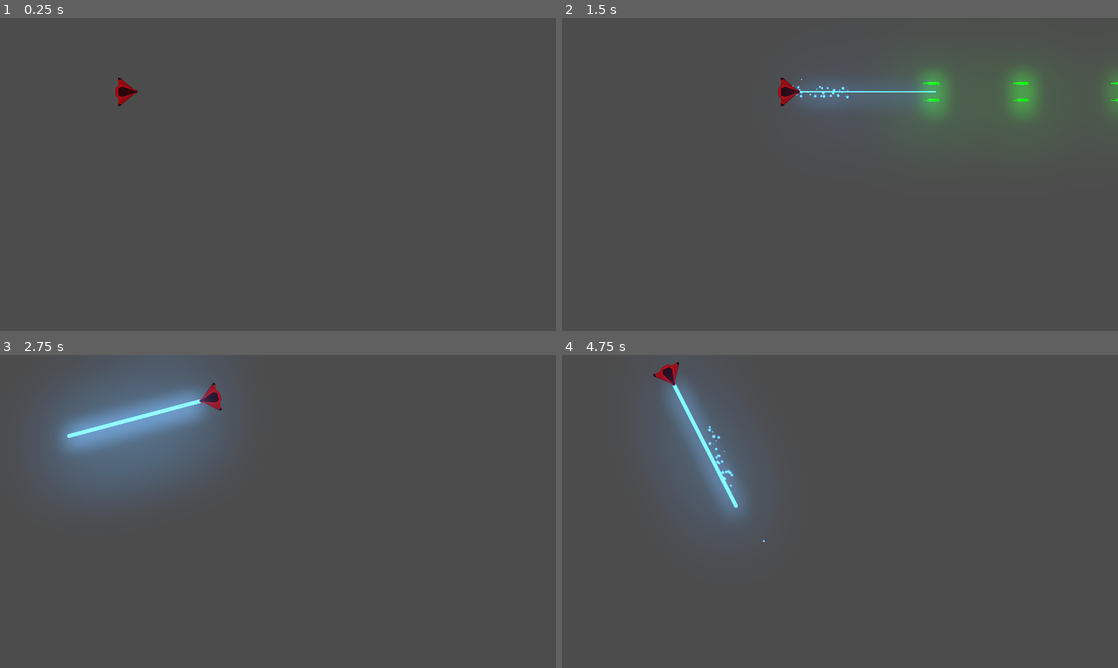
Above: before the commit, frames 1-4 (two rows, left to right).
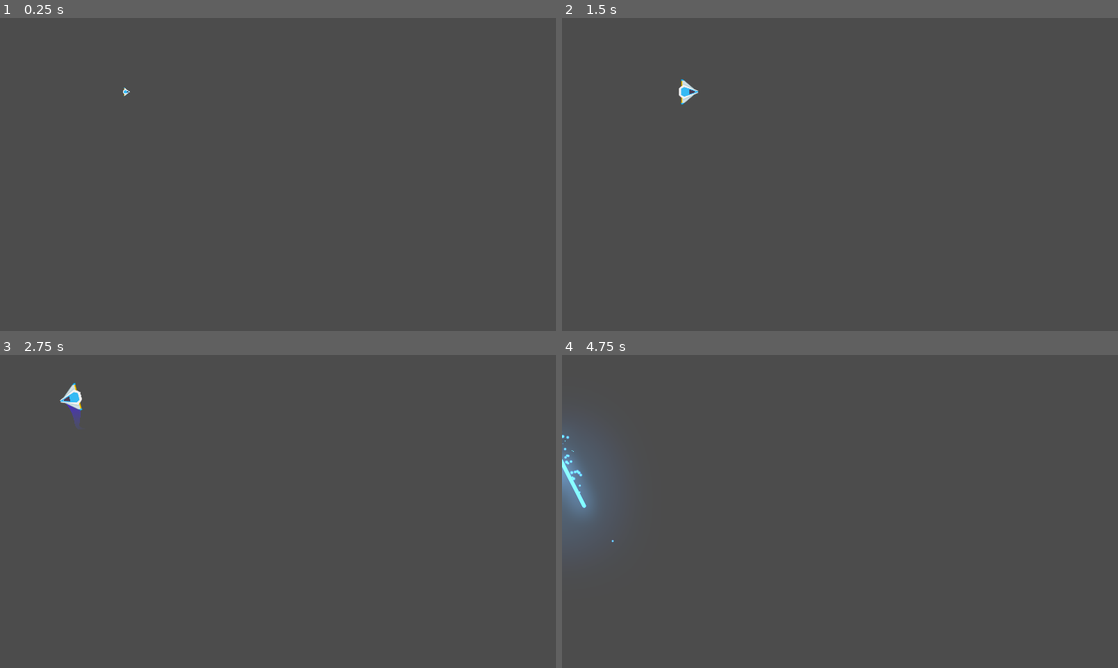
Above: after the commit, the same moments.

Repository: santiagonickisch/Space_Issues
Game: Godot game, scene res://Juego/Niveles/NivelTest.tscn
The game is run twice, just before and just after one commit, with the same random seed, the same clock (stepped at 60 frames per second) and the same inputs.
Inputs (mouse positions are in pixels of both pictures, inside the frame that each line leads up to):
- Up to frame 1 (0.25 s): no input
- Up to frame 2 (1.5 s): move the mouse to (962, 158) at 0.52 s; press the mouse at (962, 158) at 0.53 s; hold W (mover_adelante) 0.53-1.28 s; move the mouse to (728, 190) at 1.27 s; release the mouse at (728, 190) at 1.28 s; hold S (mover_atras) from 1.28 s (still down); tap Space (disparo_secundario) at 1.35 s
- Up to frame 3 (2.75 s): move the mouse to (333, 442) at 2.02 s; release S (mover_atras) at 2.03 s; hold W (mover_adelante) from 2.03 s (still down); hold A (rotar_antihorario) from 2.03 s (still down)
- Up to frame 4 (4.75 s): move the mouse to (812, 574) at 2.77 s; release A (rotar_antihorario) at 2.78 s; tap D (rotar_horario) at 2.85 s; move the mouse to (1006, 558) at 3.52 s; release W (mover_adelante) at 3.53 s; press the mouse at (1006, 558) at 3.53 s; hold S (mover_atras) from 3.53 s (still down); move the mouse to (673, 464) at 4.27 s; release the mouse at (673, 464) at 4.28 s; tap Space (disparo_secundario) at 4.35 s

The runs differ from the first frame. In frame 1, 0.2% of the frame differs, in the area x 20-25%, y 19-29%; in frame 2, 4.7%; in frame 3, 11%, in the area x 7-41%, y 0-46%; in frame 4, 7.4%.

Commit message:
Clase 6.3
- Agregando SFX y VFX
- Agregado Trail
- Agregado MotorSFX
- Agregando estados de MUERTO, VIVO, SPAWN e INVENSIBLE
- Agregado AnimationPlayer para SPAWN

Diff:
--- a/Autoload/Eventos.gd
+++ b/Autoload/Eventos.gd
@@ -1,3 +1,4 @@
 extends Node
 
+# warning-ignore:unused_signal
 signal disparo(proyectil)
--- /dev/null
+++ b/Juego/Naves/Player/Estela/Trail2D.gd
@@ -0,0 +1,103 @@
+# Trail2D.gd
+tool
+class_name Estela
+extends Line2D
+
+export var is_emitting := false setget set_emitting
+export var resolution := 5.0
+export var lifetime := 0.5
+export var max_points := 100 setget set_max_points
+export var target_path: NodePath
+
+var _points_creation_time := []
+var _last_point := Vector2.ZERO
+var _clock := 0.0
+var _offset := 0.0
+
+onready var target: Node2D = get_node_or_null(target_path)
+
+## Setters y Getters
+func set_max_points(valor: int) -> void:
+	max_points = valor
+
+func _ready() -> void:
+	if not target:
+		target = get_parent() as Node2D
+
+	if Engine.editor_hint:
+		set_process(false)
+		return
+
+	_offset = position.length()
+	set_as_toplevel(true)
+	clear_points()
+	position = Vector2.ZERO
+	_last_point = to_local(target.global_position) + calculate_offset()
+
+
+func _get_configuration_warning() -> String:
+	var warning := "Missing Target node: assign a Node that extends Node2D in the Target Path or make the Trail a child of a parent that extends Node2D"
+	if target:
+		warning = ""
+	return warning
+
+
+func _process(delta: float) -> void:
+	_clock += delta
+	remove_older()
+
+	if not is_emitting:
+		return
+
+	# Adding new points if necessary.
+	var desired_point := to_local(target.global_position)
+	var distance: float = _last_point.distance_to(desired_point)
+	if distance > resolution:
+		add_timed_point(desired_point, _clock)
+
+
+# Creates a new point and stores its creation time.
+func add_timed_point(point: Vector2, time: float) -> void:
+	add_point(point + calculate_offset())
+	_points_creation_time.append(time)
+	_last_point = point
+	if get_point_count() > max_points:
+		remove_first_point()
+
+
+# Calculates the offset of the trail from its target.
+func calculate_offset() -> Vector2:
+	return - 1.0 * polar2cartesian(1.0, target.rotation).rotated(- PI / 2) * _offset
+
+
+# Removes the first point in the line and the corresponding time.
+func remove_first_point() -> void:
+	if get_point_count() > 1:
+		remove_point(0)
+	_points_creation_time.pop_front()
+
+
+# Remove points older than `lifetime`.
+func remove_older() -> void:
+	for creation_time in _points_creation_time:
+		var delta = _clock - creation_time
+		if delta > lifetime:
+			remove_first_point()
+		# Points in `_points_creation_time` are ordered from oldest to newest so as soon as a point
+		# isn't older than `lifetime`, we know all remaining points should stay as well.
+		else:
+			break
+
+
+func set_emitting(emitting: bool) -> void:
+	is_emitting = emitting
+	if Engine.editor_hint:
+		return
+
+	if not is_inside_tree():
+		yield(self, "ready")
+
+	if is_emitting:
+		clear_points()
+		_points_creation_time.clear()
+		_last_point = to_local(target.global_position) + calculate_offset()
--- /dev/null
+++ b/Juego/Naves/Player/Estela/Trail2D.tscn
@@ -0,0 +1,17 @@
+[gd_scene load_steps=4 format=2]
+
+[ext_resource path="res://Juego/Naves/Player/Estela/Trail2D.gd" type="Script" id=1]
+
+[sub_resource type="Curve" id=1]
+_data = [ Vector2( 0, 0 ), 0.0, 1.0, 0, 1, Vector2( 1, 1 ), 1.0, 0.0, 1, 0 ]
+
+[sub_resource type="Gradient" id=2]
+colors = PoolColorArray( 0.294118, 0.356863, 0.670588, 0, 0.282353, 0.121569, 0.85098, 1 )
+
+[node name="Trail2D" type="Line2D"]
+points = PoolVector2Array( 0, 0, 32, 0 )
+width_curve = SubResource( 1 )
+default_color = Color( 1, 1, 1, 1 )
+gradient = SubResource( 2 )
+joint_mode = 2
+script = ExtResource( 1 )
--- /dev/null
+++ b/Juego/Naves/Player/Motor/MotorSFX.gd
@@ -0,0 +1,38 @@
+# Motor.gd
+class_name Motor
+extends AudioStreamPlayer2D
+
+export var tiempo_transicion:float = 0.6
+export var volumen_apagado:float = -30.0
+
+onready var tween_sonido:Tween = $Tween
+
+var volumen_original:float
+
+func _ready() -> void:
+	volumen_original = volume_db
+	volume_db = volumen_apagado
+
+
+func sonido_on() -> void:
+	if not playing:
+		play()
+
+	efecto_transicion(volume_db, volumen_original)
+
+func sonido_off() -> void:
+	efecto_transicion(volume_db, volumen_apagado)
+
+func efecto_transicion(desde_vol: float, hasta_vol: float) -> void:
+# warning-ignore:return_value_discarded
+	tween_sonido.interpolate_property(
+		self,
+		"volume_db",
+		desde_vol,
+		hasta_vol,
+		tiempo_transicion,
+		Tween.TRANS_LINEAR,
+		Tween.EASE_OUT_IN
+	)
+# warning-ignore:return_value_discarded
+	tween_sonido.start()
--- /dev/null
+++ b/Juego/Naves/Player/Motor/MotorSFX.tscn
@@ -0,0 +1,11 @@
+[gd_scene load_steps=3 format=2]
+
+[ext_resource path="res://Juego/SFX/MotorSFX.ogg" type="AudioStream" id=1]
+[ext_resource path="res://Juego/Naves/Player/Motor/MotorSFX.gd" type="Script" id=2]
+
+[node name="MotorSFX" type="AudioStreamPlayer2D"]
+stream = ExtResource( 1 )
+bus = "SFX"
+script = ExtResource( 2 )
+
+[node name="Tween" type="Tween" parent="."]
--- a/Juego/Naves/Player/Player.gd
+++ b/Juego/Naves/Player/Player.gd
@@ -1,21 +1,37 @@
+# Player.gd
 class_name Player
 extends RigidBody2D
+
+# Enums
+enum ESTADO {SPAWN, VIVO, INVENCIBLE, MUERTO}
 
 
 ## Atributos export
 export var potencia_motor:int = 20
 export var potencia_rotacion:int = 280
+export var estela_maxima:int = 150
 
 ## Atributos
 var empuje:Vector2 = Vector2.ZERO
 var dir_rotacion:int = 0
+var estado_actual:int = ESTADO.SPAWN
 
 ## Atributos Onready
 onready var canion:Canion = $Canion
 onready var laser:RayoLaser = $LaserBeam2D
+onready var motor_sfx:Motor = $MotorSFX
+onready var estela:Estela = $EstelaPuntoInicio/Trail2D
+onready var colisionador:CollisionShape2D = $CollisionShape2D
 
 ## Metodos
+func _ready() -> void:
+	controlador_estados(estado_actual)
+
+
 func _unhandled_input(event: InputEvent) -> void:
+	if not esta_input_activo():
+		return
+
 	#Disparo Rayo
 	if event.is_action_pressed("disparo_secundario"):
 		laser.set_is_casting(true)
@@ -23,15 +39,59 @@
 	if event.is_action_released("disparo_secundario"):
 		laser.set_is_casting(false)
 
+	# Control estela y sonido motor
+	if event.is_action_pressed("mover_adelante"):
+		estela.set_max_points(estela_maxima)
+		motor_sfx.sonido_on()
+
+	elif event.is_action_pressed("mover_atras"):
+		estela.set_max_points(0)
+		motor_sfx.sonido_on()
+
+	if (event.is_action_released("mover_adelante")
+		or event.is_action_released("mover_atras")):
+			motor_sfx.sonido_off()
+
+# warning-ignore:unused_argument
 func _integrate_forces(state: Physics2DDirectBodyState) -> void:
 	apply_central_impulse(empuje.rotated(rotation))
 	apply_torque_impulse(dir_rotacion * potencia_rotacion)
 
+# warning-ignore:unused_argument
 func _process(delta: float) -> void:
 	player_input()
 
+
 ## Metodos Custom
+func controlador_estados(nuevo_estado: int) -> void:
+	match nuevo_estado:
+		ESTADO.SPAWN:
+			colisionador.set_deferred("disabled", true)
+			canion.set_puede_disparar(false)
+		ESTADO.VIVO:
+			colisionador.set_deferred("disabled", false)
+			canion.set_puede_disparar(true)
+		ESTADO.INVENCIBLE:
+			colisionador.set_deferred("disabled", true)
+		ESTADO.MUERTO:
+			colisionador.set_deferred("disabled", true)
+			canion.set_puede_disparar(true)
+			queue_free()
+		_:
+			printerr("Error de estado")
+
+	estado_actual = nuevo_estado
+
+func esta_input_activo() -> bool:
+	if estado_actual in [ESTADO.MUERTO, ESTADO.SPAWN]:
+		return false
+
+	return true
+
 func player_input() -> void:
+	if not esta_input_activo():
+		return
+
 	# Empuje
 	empuje = Vector2.ZERO
 	if Input.is_action_pressed("mover_adelante"):
@@ -52,3 +112,8 @@
 
 	if Input.is_action_just_released("disparo_principal"):
 		canion.set_esta_disparando(false)
+
+
+func _on_AnimationPlayer_animation_finished(anim_name: String) -> void:
+	if anim_name == "spawn":
+		controlador_estados(ESTADO.VIVO)
--- a/Juego/Naves/Player/Player.tscn
+++ b/Juego/Naves/Player/Player.tscn
@@ -1,13 +1,61 @@
-[gd_scene load_steps=7 format=2]
+[gd_scene load_steps=12 format=2]
 
 [ext_resource path="res://Juego/Naves/Player/player_blue.png" type="Texture" id=1]
 [ext_resource path="res://Juego/Naves/Player/Player.gd" type="Script" id=2]
 [ext_resource path="res://Juego/Naves/Player/material_fisico.tres" type="PhysicsMaterial" id=3]
 [ext_resource path="res://Juego/Proyectiles/Canion.tscn" type="PackedScene" id=4]
 [ext_resource path="res://Juego/Proyectiles/Laser/LaserBeam2D.tscn" type="PackedScene" id=5]
+[ext_resource path="res://Juego/Naves/Player/Estela/Trail2D.tscn" type="PackedScene" id=6]
+[ext_resource path="res://Juego/Naves/Player/Motor/MotorSFX.tscn" type="PackedScene" id=7]
 
 [sub_resource type="CircleShape2D" id=1]
 radius = 32.0156
+
+[sub_resource type="Animation" id=2]
+length = 0.001
+tracks/0/type = "value"
+tracks/0/path = NodePath("Sprite:scale")
+tracks/0/interp = 1
+tracks/0/loop_wrap = true
+tracks/0/imported = false
+tracks/0/enabled = true
+tracks/0/keys = {
+"times": PoolRealArray( 0 ),
+"transitions": PoolRealArray( 1 ),
+"update": 0,
+"values": [ Vector2( 1, 1 ) ]
+}
+
+[sub_resource type="Animation" id=3]
+resource_name = "default"
+tracks/0/type = "value"
+tracks/0/path = NodePath("Sprite:scale")
+tracks/0/interp = 1
+tracks/0/loop_wrap = true
+tracks/0/imported = false
+tracks/0/enabled = true
+tracks/0/keys = {
+"times": PoolRealArray( 0 ),
+"transitions": PoolRealArray( 1 ),
+"update": 0,
+"values": [ Vector2( 1, 1 ) ]
+}
+
+[sub_resource type="Animation" id=4]
+resource_name = "spawn"
+length = 1.6
+tracks/0/type = "value"
+tracks/0/path = NodePath("Sprite:scale")
+tracks/0/interp = 1
+tracks/0/loop_wrap = true
+tracks/0/imported = false
+tracks/0/enabled = true
+tracks/0/keys = {
+"times": PoolRealArray( 0, 0.8, 1, 1.2, 1.4, 1.6 ),
+"transitions": PoolRealArray( 1, 1, 1, 1, 1, 1 ),
+"update": 0,
+"values": [ Vector2( 1e-05, 1e-05 ), Vector2( 1, 1 ), Vector2( 0.6, 0.6 ), Vector2( 1, 1 ), Vector2( 0.8, 0.8 ), Vector2( 1, 1 ) ]
+}
 
 [node name="Player" type="RigidBody2D"]
 position = Vector2( 437, 255 )
@@ -19,8 +67,6 @@
 script = ExtResource( 2 )
 
 [node name="Sprite" type="Sprite" parent="."]
-modulate = Color( 0.996078, 0.384314, 0.6, 1 )
-self_modulate = Color( 0.713726, 0.113725, 0.113725, 1 )
 rotation = 1.5708
 texture = ExtResource( 1 )
 
@@ -39,4 +85,24 @@
 [node name="LaserBeam2D" parent="." instance=ExtResource( 5 )]
 position = Vector2( 38, 0 )
 
+[node name="EstelaPuntoInicio" type="Position2D" parent="."]
+
+[node name="Trail2D" parent="EstelaPuntoInicio" instance=ExtResource( 6 )]
+points = PoolVector2Array( 0, 0, 60, 0 )
+width = 50.0
+is_emitting = true
+lifetime = 0.6
+max_points = 150
+target_path = NodePath("..")
+
+[node name="MotorSFX" parent="." instance=ExtResource( 7 )]
+
+[node name="AnimationPlayer" type="AnimationPlayer" parent="."]
+autoplay = "spawn"
+anims/RESET = SubResource( 2 )
+anims/default = SubResource( 3 )
+anims/spawn = SubResource( 4 )
+
+[connection signal="animation_finished" from="AnimationPlayer" to="." method="_on_AnimationPlayer_animation_finished"]
+
 [editable path="Canion"]
--- a/Juego/Niveles/Nivel.gd
+++ b/Juego/Niveles/Nivel.gd
@@ -12,6 +12,7 @@
 
 # Metodos Custom
 func conectar_seniales() -> void:
+# warning-ignore:return_value_discarded
 	Eventos.connect("disparo", self, "_on_disparo")
 
 func crear_contenedores() -> void:
--- a/Juego/Proyectiles/Canion.gd
+++ b/Juego/Proyectiles/Canion.gd
@@ -13,13 +13,18 @@
 onready var disparo_sfx:AudioStreamPlayer2D = $disparoSFX
 onready var esta_enfriado:bool = true
 onready var esta_disparando:bool = false setget set_esta_disparando
+onready var puede_disparar:bool = false setget set_puede_disparar
 
 ## Atributos
 var puntos_disparo:Array = []
 
+
 ## Setters y Getters
 func set_esta_disparando(disparando: bool) -> void:
 	esta_disparando = disparando
+
+func set_puede_disparar(duenio_puede: bool) -> void:
+	puede_disparar = duenio_puede
 
 ## Metodos
 func _ready() -> void:
--- a/default_bus_layout.tres
+++ b/default_bus_layout.tres
@@ -5,5 +5,5 @@
 bus/1/solo = false
 bus/1/mute = false
 bus/1/bypass_fx = false
-bus/1/volume_db = -6.91795
+bus/1/volume_db = -10.0692
 bus/1/send = "Master"
--- a/project.godot
+++ b/project.godot
@@ -13,6 +13,16 @@
 "class": "Canion",
 "language": "GDScript",
 "path": "res://Juego/Proyectiles/Canion.gd"
+}, {
+"base": "Line2D",
+"class": "Estela",
+"language": "GDScript",
+"path": "res://Juego/Naves/Player/Estela/Trail2D.gd"
+}, {
+"base": "AudioStreamPlayer2D",
+"class": "Motor",
+"language": "GDScript",
+"path": "res://Juego/Naves/Player/Motor/MotorSFX.gd"
 }, {
 "base": "Node2D",
 "class": "Nivel",
@@ -36,6 +46,8 @@
 } ]
 _global_script_class_icons={
 "Canion": "",
+"Estela": "",
+"Motor": "",
 "Nivel": "",
 "Player": "",
 "Proyectil": "",
Not shown, added: Juego/SFX/MotorSFX.ogg.import
Not shown, added: Juego/SFX/MotorSFX.ogg
